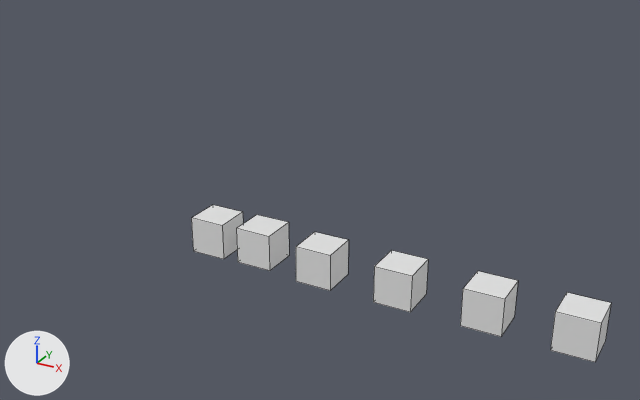
The Blender file 3d models/teacher.blend, before and after one commit.
Before and after are seen from a 50 mm lens placed at (26.0, -35.8, 21.1), pointed at (6.0, 0.6, 2.9). The axes (+X, +Y, +Z) are drawn at lower left. The lights are the same throughout. Mesh edges are drawn as thin lines.

The older version as bpy lines, for what is in view:
```python
me_cube = bpy.data.meshes.new('Cube')
me_cube.from_pydata(...)  # a box spanning x -1.0..1.0, y -1.0..1.0, z -1.0..1.0
me_cube.materials.append(mat_material)  # white #e7e7e7
me_cube_001 = bpy.data.meshes.new('Cube.001')
me_cube_001.from_pydata(...)  # a box spanning x -1.0..1.0, y -1.0..1.0, z -1.0..1.0
me_cube_001.materials.append(mat_material)  # white #e7e7e7
me_cube_002 = bpy.data.meshes.new('Cube.002')
me_cube_002.from_pydata(...)  # a box spanning x -1.0..1.0, y -1.0..1.0, z -1.0..1.0
me_cube_002.materials.append(mat_material)  # white #e7e7e7
me_cube_003 = bpy.data.meshes.new('Cube.003')
me_cube_003.from_pydata(...)  # a box spanning x -1.0..1.0, y -1.0..1.0, z -1.0..1.0
me_cube_003.materials.append(mat_material)  # white #e7e7e7
me_cube_004 = bpy.data.meshes.new('Cube.004')
me_cube_004.from_pydata(...)  # a box spanning x -1.0..1.0, y -1.0..1.0, z -1.0..1.0
me_cube_004.materials.append(mat_material)  # white #e7e7e7
me_cube_005 = bpy.data.meshes.new('Cube.005')
me_cube_005.from_pydata(...)  # a box spanning x -1.0..1.0, y -1.0..1.0, z -1.0..1.0
me_cube_005.materials.append(mat_material)  # white #e7e7e7
ob_cube = bpy.data.objects.new('Cube', me_cube)
ob_cube.location = (0.0, 0.0, 0.0)
ob_cube_001 = bpy.data.objects.new('Cube.001', me_cube_001)
ob_cube_001.location = (2.88, 0.06, 0.01)
ob_cube_002 = bpy.data.objects.new('Cube.002', me_cube_002)
ob_cube_002.location = (6.47, 0.06, -0.2)
ob_cube_003 = bpy.data.objects.new('Cube.003', me_cube_003)
ob_cube_003.location = (10.9, 0.06, -0.2)
ob_cube_004 = bpy.data.objects.new('Cube.004', me_cube_004)
ob_cube_004.location = (15.45, 0.06, -0.2)
ob_cube_005 = bpy.data.objects.new('Cube.005', me_cube_005)
ob_cube_005.location = (19.76, 0.06, -0.2)
```
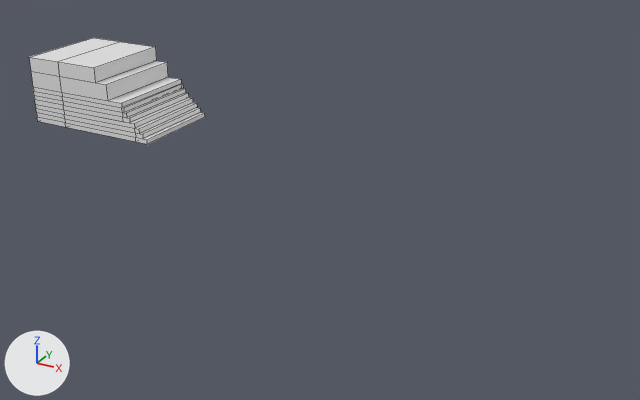
What differs and where, as boxes (x1, y1, x2, y2) in the pictures (640 x 400 px):
'Cube', reshaped, moved, rescaled (234% wider, 95% taller): before (191, 205, 243, 259); after (29, 38, 205, 144)
'Cube.005', deleted: before (550, 292, 611, 362)
'Cube.004', deleted: before (460, 271, 518, 337)
'Cube.003', deleted: before (373, 250, 428, 312)
'Cube.002', deleted: before (296, 232, 349, 290)
'Cube.001', deleted: before (236, 215, 289, 271)

Edits to the bpy script that builds the scene:
```text
Change me_cube:
    used by ob_cube; location = (0.0, 0.0, 0.0)
    remove me_cube.from_pydata(...)  # 8 vertices, 6 faces; spans x -1.0..1.0, y -1.0..1.0, z -1.0..1.0
    remove me_cube.materials.append(mat_material)  # white #e7e7e7
    add me_cube.from_pydata(...)  # 96 vertices, 94 faces; spans x -1.0..6.38, y -1.0..1.0, z -1.0..2.66
    me_cube part 1
    5 faces are deleted
    52 vertices are added at x -1.0..6.38, y -1.0..1.0, z -1.0..2.66
    6 new vertices lie (0.0, 0.0, -0.25) away from vertices in x -1.0..4.95, y -1.0..1.0, z 0.75
    6 new vertices lie (0.0, 0.0, -0.25) away from vertices in x -1.0..4.95, y -1.0..1.0, z 0.5
    6 new vertices lie (0.0, 0.0, -0.25) away from vertices in x -1.0..4.95, y -1.0..1.0, z 0.25
    6 new vertices lie (0.0, 0.0, 0.25) away from vertices in x -1.0..5.66, y -1.0..1.0, z -1.0
    6 new vertices lie (0.0, 0.0, 0.25) away from vertices in x -1.0..5.66, y -1.0..1.0, z -0.75
    6 new vertices lie (0.0, 0.0, -0.25) away from vertices in x -1.0..5.66, y -1.0..1.0, z 0.0
    93 new faces join them
Change ob_cube:
    ob_cube.location: (0.0, 0.0, 0.0) -> (-9.47, 0.54, 6.22)
    ob_cube.scale: (1.0, 1.0, 1.0) -> (1.05, 2.54, 1.0)
Remove ob_cube_001:
    ob_cube_001 = bpy.data.objects.new('Cube.001', me_cube_001)
    ob_cube_001.location = (2.88, 0.06, 0.01)
Remove ob_cube_002:
    ob_cube_002 = bpy.data.objects.new('Cube.002', me_cube_002)
    ob_cube_002.location = (6.47, 0.06, -0.2)
Remove ob_cube_003:
    ob_cube_003 = bpy.data.objects.new('Cube.003', me_cube_003)
    ob_cube_003.location = (10.9, 0.06, -0.2)
Remove ob_cube_004:
    ob_cube_004 = bpy.data.objects.new('Cube.004', me_cube_004)
    ob_cube_004.location = (15.45, 0.06, -0.2)
Remove ob_cube_005:
    ob_cube_005 = bpy.data.objects.new('Cube.005', me_cube_005)
    ob_cube_005.location = (19.76, 0.06, -0.2)
```
